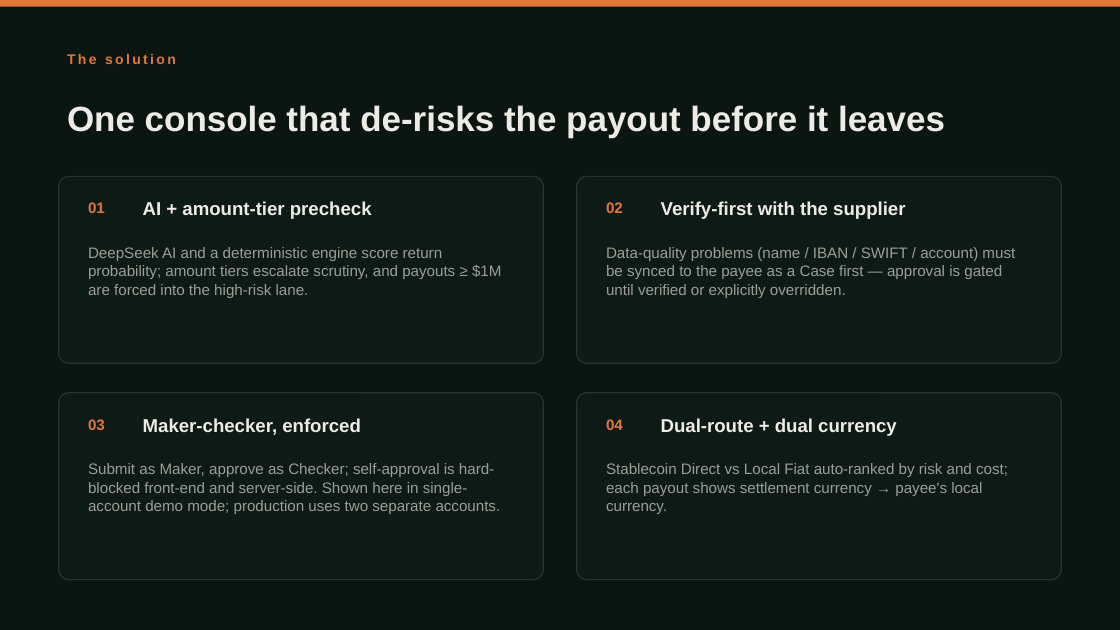
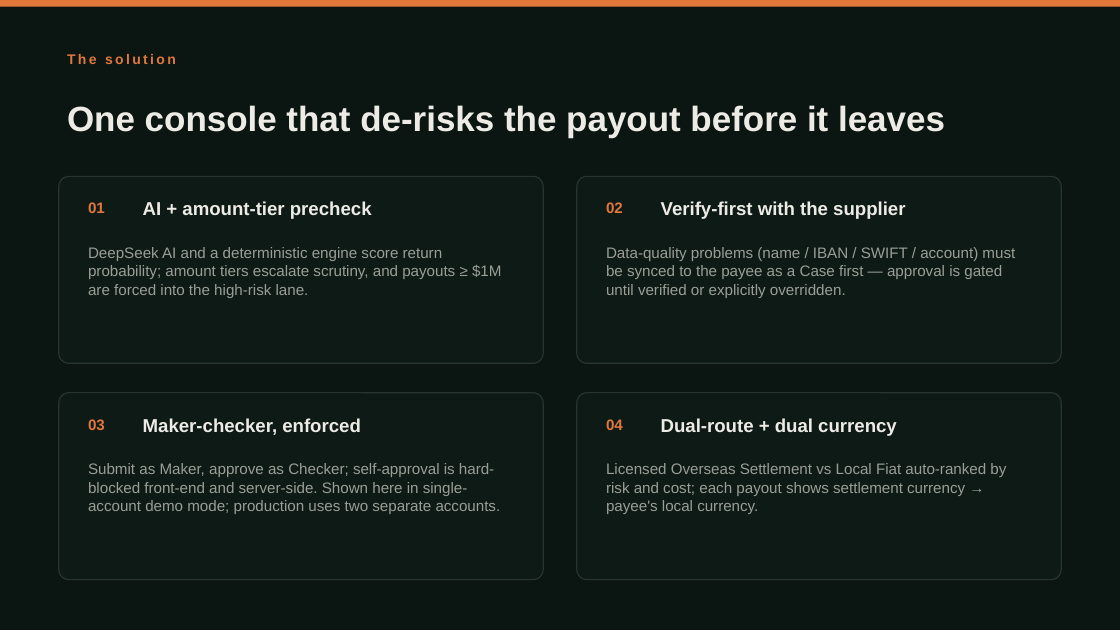
Before and after one commit to Michael-4753/flowguard-payout, a slide deck: slide 3 of public/FlowGuard-pitch-en.pptx. Drawn at 1120x630 pixels with LibreOffice and Linux fonts; fonts in the diff are those of the drawing. Boxes give left, top, right and bottom in pixels: in the first picture for what was removed or moved away, otherwise in the second. Text is boxed around its words. In the diff, an @@ line names an element or a change of style, - is before the commit and + after.

```diff
--- a/public/FlowGuard-pitch-en.pptx
+++ b/public/FlowGuard-pitch-en.pptx
@@ text at <box>606,463,1006,514</box>: text changed @@
-Stablecoin Direct vs Local Fiat auto-ranked by risk and cost; each payout shows settlement currency → payee's local currency.
+Licensed Overseas Settlement vs Local Fiat auto-ranked by risk and cost; each payout shows settlement currency → payee's local currency.
```
Also in this commit, not shown: 3 other slides changed, 3 other files.
